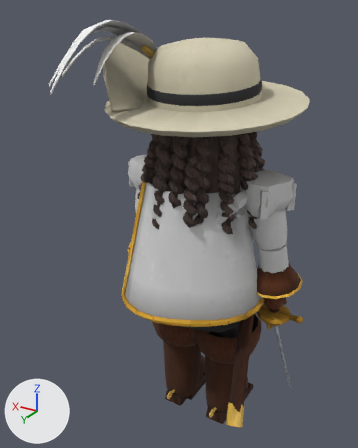
An edit to the glTF model assets/heroes/duelist.glb, drawn before and after from the same camera.
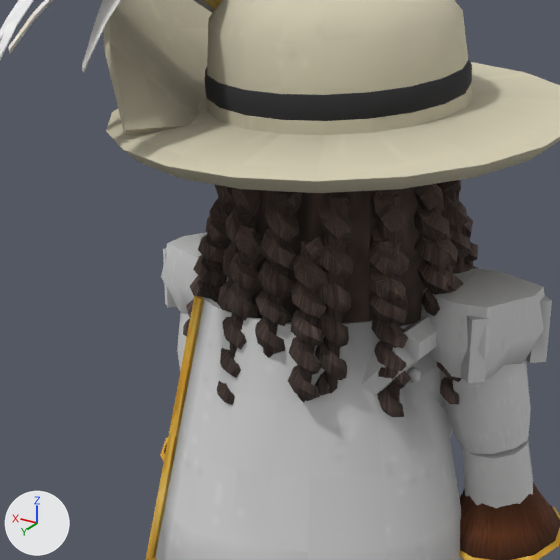
Old and new are each drawn whole from a camera (50 mm lens) standing at (-1.09, 2.09, 2.17) and looking at (0.12, 0.06, 1.16) and again close up on the part from 16% to 84% of the width and 12% to 66% of the height. Arrows for +X, +Y and +Z are at lower left; the lights stay in place. The older version's two pictures come first. Vertices at exactly the same position are counted once.

Before the edit, the objects in view are built like this:
```python
me_duelist = bpy.data.meshes.new('duelist')
me_duelist.from_pydata(...)  # 7991 vertices, 15161 faces; spans x -0.53..0.51, y -0.55..0.68, z -0.15..2.14
me_duelist.materials.append(mat_flesh)
me_duelist.materials.append(mat_plain)
me_duelist.materials.append(mat_hair)
me_duelist.materials.append(mat_cloth)
me_duelist.materials.append(mat_gold)
me_duelist.materials.append(mat_team_crystal)
me_duelist.materials.append(mat_feather)
me_duelist.materials.append(mat_team_cloth)
me_duelist.materials.append(mat_leather)
me_duelist.materials.append(mat_steel)
ob_duelist = bpy.data.objects.new('duelist', me_duelist)
ob_duelist.location = (0.0, 0.0, 0.0)
```
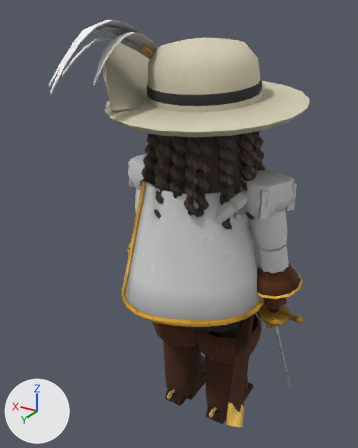
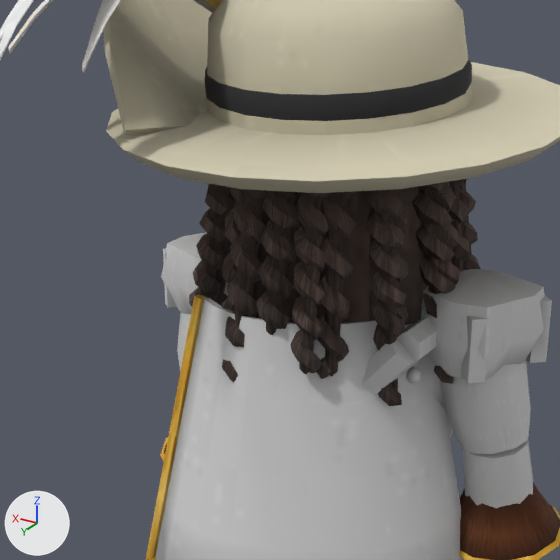
Pixel boxes (x1, y1, x2, y2) of what changed, in the close-ups (560 x 560 px; the box of a moved part takes in the faces that stretch with it):
part 1 of me_duelist, moved or reshaped: before (323, 197, 349, 393); after (449, 181, 463, 272)
part 2 of me_duelist, moved or reshaped (mostly hidden afterwards): before (297, 241, 322, 402); after (459, 182, 472, 270)
part 3 of me_duelist, moved or reshaped: before (183, 180, 478, 417); after (189, 179, 480, 406)
part 4 of me_duelist, edited (looks the same): (0, 0, 560, 560) in both

Patch to the scene script:
```diff
--- a/assets/heroes/duelist.glb.py
+++ b/assets/heroes/duelist.glb.py
@@ me_duelist @@
 # used by ob_duelist; location = (0.0, 0.0, 0.0)
-me_duelist.from_pydata(...)  # 7991 vertices, 15161 faces; spans x -0.53..0.51, y -0.55..0.68, z -0.15..2.14
+me_duelist.from_pydata(...)  # 8127 vertices, 15429 faces; spans x -0.53..0.51, y -0.55..0.68, z -0.15..2.14
+# me_duelist part 1: the loose piece of 19 vertices spanning x -0.13..-0.07, y 0.2..0.29, z 1.29..1.66 is multiplied about its middle by the matrix ((1.188, -0.011, 0.071), (-0.003, 1.169, 0.22), (-0.072, -0.22, 1.167)), then moved by (-0.12, -0.28, 0.07)
+# me_duelist part 2: the loose piece of 19 vertices spanning x -0.1..-0.05, y 0.24..0.33, z 1.28..1.58 is multiplied about its middle by the matrix ((1.215, -0.022, 0.111), (-0.008, 1.177, 0.321), (-0.113, -0.32, 1.172)), then moved by (-0.15, -0.37, 0.09)
+# me_duelist part 3: 409 vertices moved from x -0.29..0.29, y -0.16..0.34, z 1.24..1.67 to x -0.29..0.29, y -0.16..0.33, z 1.26..1.76; 2962 vertices removed from x -0.32..0.32, y -0.18..0.35, z 1.23..1.68; 3098 vertices added at x -0.31..0.31, y -0.18..0.33, z 1.26..1.79
+# me_duelist part 4: 2043 kept faces spanning x -0.53..0.51, y -0.55..0.68, z -0.15..2.12 get new vertex colours
 me_duelist.materials.append(mat_flesh)
```
